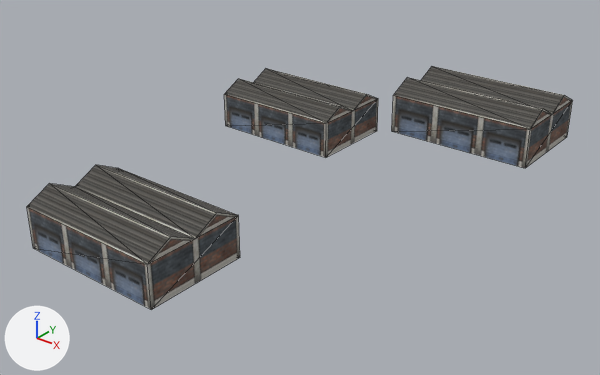
What one commit did to the OBJ model examples/vehicle-playground/res/models/urban/procgen-procpain-district-workshop-xm2zm1.obj.
One viewpoint serves both versions: a 50 mm camera at (45.7, -48.0, 26.1) aimed at (11.6, -5.4, -0.4). Every picture has the same lights, and +X, +Y and +Z are marked at lower left. The first picture is the older version. Mesh edges are drawn as thin lines. Where no turn or scale is listed for an object, it has been applied to the vertices. Vertices at exactly the same position are counted once.

In view in the first picture: 'procgen-procpain-district-workshop-xm2zm1'.
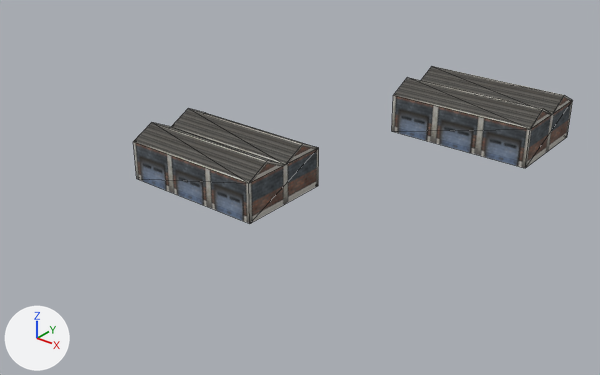
The newer file is also rescaled (x1.034), turned or shifted as a whole; pictures and numbers use the older file's frame.

What differs and where, as boxes [x1, y1, x2, y2] in the pictures (600 x 375 px; the box of a moved part takes in the faces that stretch with it):
'procgen-procpain-district-workshop-xm2zm1', reshaped (19% narrower, 35% shorter): before [27, 66, 573, 310]; after [133, 66, 573, 224]
part 1 of me_procgen_procpain_district_workshop_xm2zm1, moved or reshaped: before [27, 165, 240, 310]; after [133, 108, 319, 224]
part 2 of me_procgen_procpain_district_workshop_xm2zm1, deleted: before [224, 69, 378, 157]

Diff of the bpy script that builds the scene:
```diff
--- a/examples/vehicle-playground/res/models/urban/procgen-procpain-district-workshop-xm2zm1.obj.py
+++ b/examples/vehicle-playground/res/models/urban/procgen-procpain-district-workshop-xm2zm1.obj.py
@@ me_procgen_procpain_district_workshop_xm2zm1 @@
 # used by ob_procgen_procpain_district_workshop_xm2zm1; location = (0.0, 0.0, 0.0)
-me_procgen_procpain_district_workshop_xm2zm1.from_pydata(...)  # 42 vertices, 66 faces; spans x -0.4..23.2, y -23.1..15.2, z 0.0..4.2
+me_procgen_procpain_district_workshop_xm2zm1.from_pydata(...)  # 28 vertices, 44 faces; spans x 1.8..23.2, y -12.3..15.2, z 0.0..4.2
+# me_procgen_procpain_district_workshop_xm2zm1 part 1: the loose piece of 14 vertices spanning x 4.4..15.3, y -23.1..-15.9, z 0.0..3.8 is scaled about its middle by 1.02, then moved by (-2.5, 10.9, 0.0)
+# me_procgen_procpain_district_workshop_xm2zm1 part 2: the loose piece of 14 vertices spanning x -0.4..10.3, y -0.5..6.6, z 0.0..3.7 is deleted
 me_procgen_procpain_district_workshop_xm2zm1.materials.append(mat_district_facade)
```
